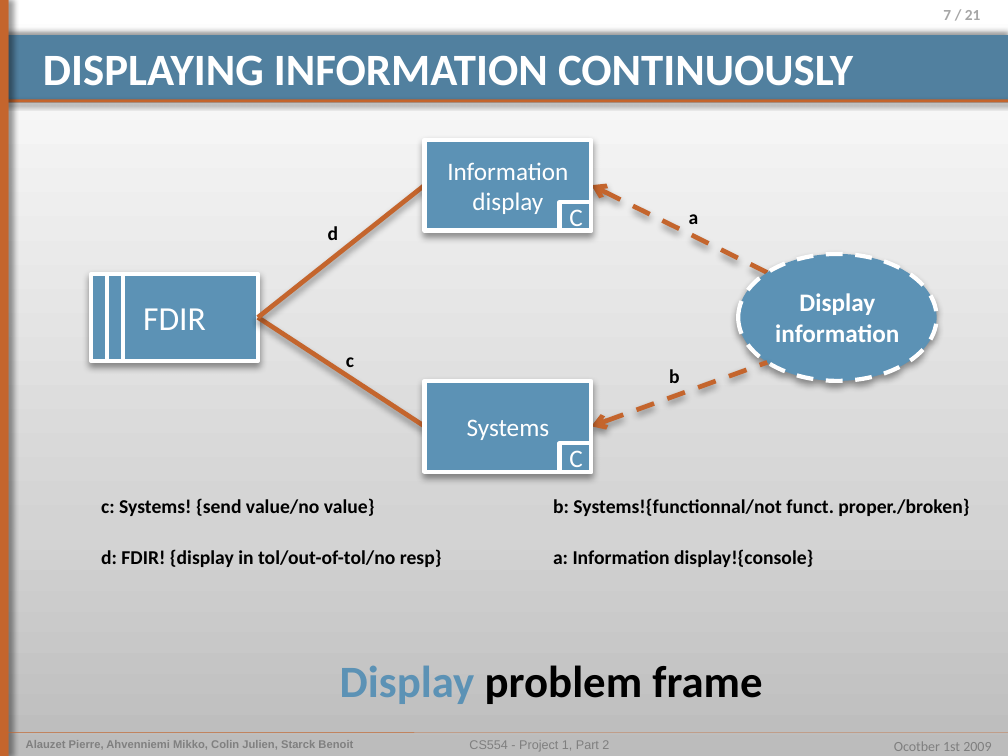
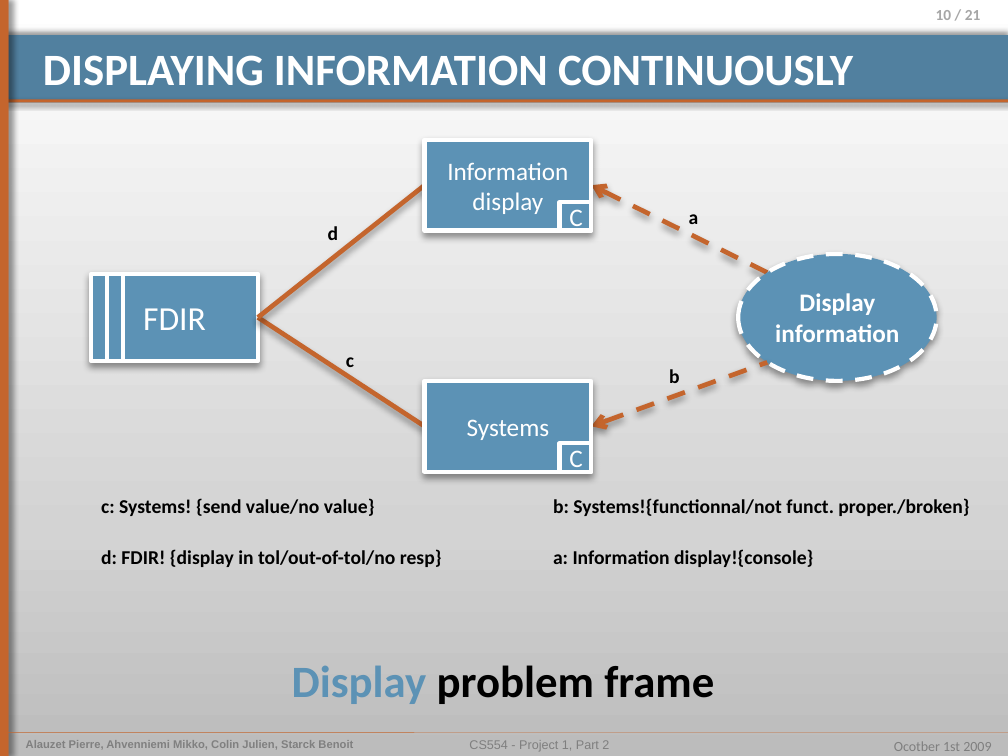
Before and after one commit to pierrealauzet/euroteam, a slide deck: slide 10 of Project 1/Part 2/CS554_EuroTeam_Problem_Frames.pptx (slide 7 before the commit). Drawn at 1008x756 pixels with LibreOffice and Linux fonts; fonts in the diff are those of the drawing. Boxes give left, top, right and bottom in pixels: in the first picture for what was removed or moved away, otherwise in the second. Text is boxed around its words. In the diff, an @@ line names an element or a change of style, - is before the commit and + after.

```diff
--- a/Project 1/Part 2/CS554_EuroTeam_Problem_Frames.pptx
+++ b/Project 1/Part 2/CS554_EuroTeam_Problem_Frames.pptx
@@ page number at <box>936,10,981,20</box>: text changed @@
-7 / 21
+10 / 21
@@ text "Display problem frame": place and size @@
-text "Display problem frame" at <box>340,665,762,704</box>
+text "Display problem frame" at <box>292,665,714,704</box>
```
Also in this commit, not shown: 10 other slides changed, 3 slides added, 2 slides removed.
